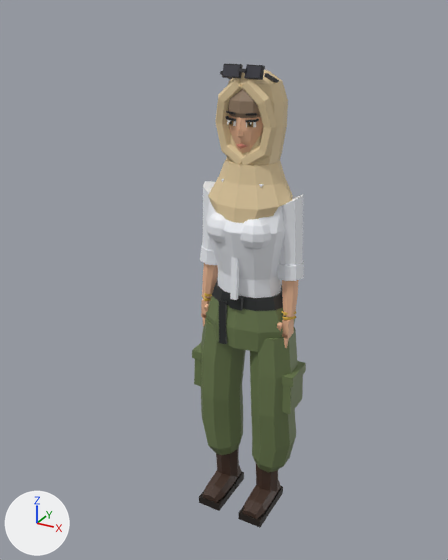
Two versions of the Blender file assets-src/blender/karakter/sumber/preset/tactical_hijab-rig.blend, one commit apart.
Both versions are drawn from a 50 mm lens placed at (0.91, -1.84, 1.87), pointed at (-0.17, 0.11, 0.9). Arrows for +X, +Y and +Z are at lower left; the lights stay in place. The picture after the commit comes second.

Objects in the first picture: 'preset_tactical_hijab'.
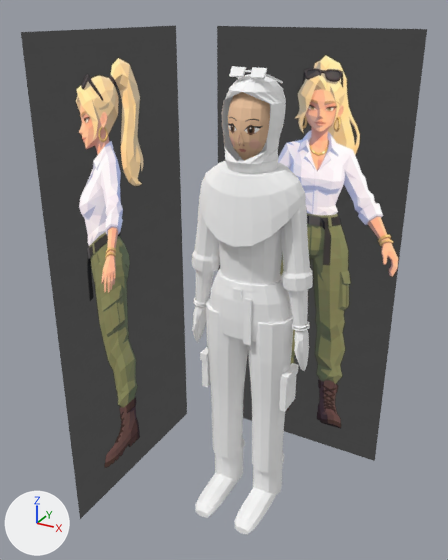
Changed parts and their boxes [x1, y1, x2, y2] in the pictures (448 x 560 px):
'ref_samping', added: after [21, 26, 187, 519]
'ref_depan', added: after [217, 26, 427, 461]
'preset_tactical_hijab', reshaped, recoloured (6% wider): before [192, 64, 306, 528]; after [192, 66, 313, 535]
part 1 of me_preset_tactical_hijab, added: after [279, 375, 296, 411]
part 2 of me_preset_tactical_hijab, added: after [281, 363, 298, 385]
part 3 of me_preset_tactical_hijab, added: after [202, 356, 211, 387]
part 4 of me_preset_tactical_hijab, added: after [200, 347, 208, 361]
part 5 of me_preset_tactical_hijab, added: after [233, 288, 242, 301]
part 6 of me_preset_tactical_hijab, added: after [243, 298, 252, 346]
part 7 of me_preset_tactical_hijab, added: after [209, 269, 291, 342]
part 8 of me_preset_tactical_hijab, added: after [294, 340, 301, 359]
part 9 of me_preset_tactical_hijab, added: after [192, 314, 199, 331]
part 10 of me_preset_tactical_hijab, deleted: before [192, 64, 306, 527]
part 11 of me_preset_tactical_hijab, reshaped: before [199, 89, 284, 528]; after [192, 66, 313, 535]

The change, as a list of edits to the scene's bpy script:
```text
Change me_preset_tactical_hijab:
    remove me_preset_tactical_hijab.from_pydata(...)  # 8316 vertices, 2772 faces; spans x -0.21..0.21, y -0.15..0.15, z 0.0..1.72
    remove me_preset_tactical_hijab.materials.append(mat_preset_vc)
    add me_preset_tactical_hijab.from_pydata(...)  # 1658 vertices, 1670 faces; spans x -0.24..0.24, y -0.21..0.13, z 0.0..1.7
    me_preset_tactical_hijab part 1: a new loose piece, a box spanning x 0.155..0.179, y -0.048..0.048, z 0.497..0.633, in mat_preset_tactical_hijab (picture img_tactical_hijab_atlas_png)
    me_preset_tactical_hijab part 2: a new loose piece, a box spanning x 0.158..0.184, y -0.051..0.051, z 0.616..0.648, in mat_preset_tactical_hijab (picture img_tactical_hijab_atlas_png)
    me_preset_tactical_hijab part 3: a new loose piece, a box spanning x -0.179..-0.155, y -0.048..0.048, z 0.497..0.633, in mat_preset_tactical_hijab (picture img_tactical_hijab_atlas_png)
    me_preset_tactical_hijab part 4: a new loose piece, a box spanning x -0.184..-0.158, y -0.051..0.051, z 0.616..0.648, in mat_preset_tactical_hijab (picture img_tactical_hijab_atlas_png)
    me_preset_tactical_hijab part 5: a new loose piece, a box spanning x -0.016..0.016, y -0.099..-0.091, z 0.937..0.977, in mat_preset_tactical_hijab (picture img_tactical_hijab_atlas_png)
    me_preset_tactical_hijab part 6: a new loose piece, a box spanning x 0.028..0.056, y -0.101..-0.095, z 0.77..0.95, in mat_preset_tactical_hijab (picture img_tactical_hijab_atlas_png)
    me_preset_tactical_hijab part 7: a new loose piece of 66 vertices spanning x -0.16..0.16, y -0.1..0.12, z 0.78..1.0, in mat_preset_tactical_hijab (picture img_tactical_hijab_atlas_png)
    me_preset_tactical_hijab part 8: a new loose piece of 19 vertices spanning x 0.2..0.22, y -0.05..-0.02, z 0.73..0.8, in mat_preset_tactical_hijab (picture img_tactical_hijab_atlas_png)
    me_preset_tactical_hijab part 9: a new loose piece of 19 vertices spanning x -0.22..-0.2, y -0.05..-0.02, z 0.73..0.8, in mat_preset_tactical_hijab (picture img_tactical_hijab_atlas_png)
    me_preset_tactical_hijab part 10: 2717 loose pieces with 8151 vertices, spanning x -0.21..0.21, y -0.15..0.15, z 0.0..1.72, are deleted
    me_preset_tactical_hijab part 11: 18 vertices moved within x -0.18..0.18, y -0.15..0.06, z 0.03..1.64; 116 vertices removed from x -0.19..0.19, y -0.15..0.12, z 0.0..1.66; 1383 vertices added at x -0.24..0.24, y -0.21..0.13, z 0.0..1.7
    other edits to the shape of me_preset_tactical_hijab do not show in these pictures
    add me_preset_tactical_hijab.materials.append(mat_preset_tactical_hijab)  # picture img_tactical_hijab_atlas_png
Add ob_ref_samping:
    ob_ref_samping = bpy.data.objects.new('ref_samping', me_ref_samping)  # 4 vertices, 1 face; spans x -0.6, y -0.37..0.49, z -0.12..1.81; in mat_ref_samping (picture img_ref_tactical_blonde_jpg)
    ob_ref_samping.location = (0.0, 0.0, 0.0)
Add ob_ref_depan:
    ob_ref_depan = bpy.data.objects.new('ref_depan', me_ref_depan)  # 4 vertices, 1 face; spans x -0.47..0.39, y 0.6, z -0.12..1.8; in mat_ref_depan (picture img_ref_tactical_blonde_jpg)
    ob_ref_depan.location = (0.0, 0.0, 0.0)
```
